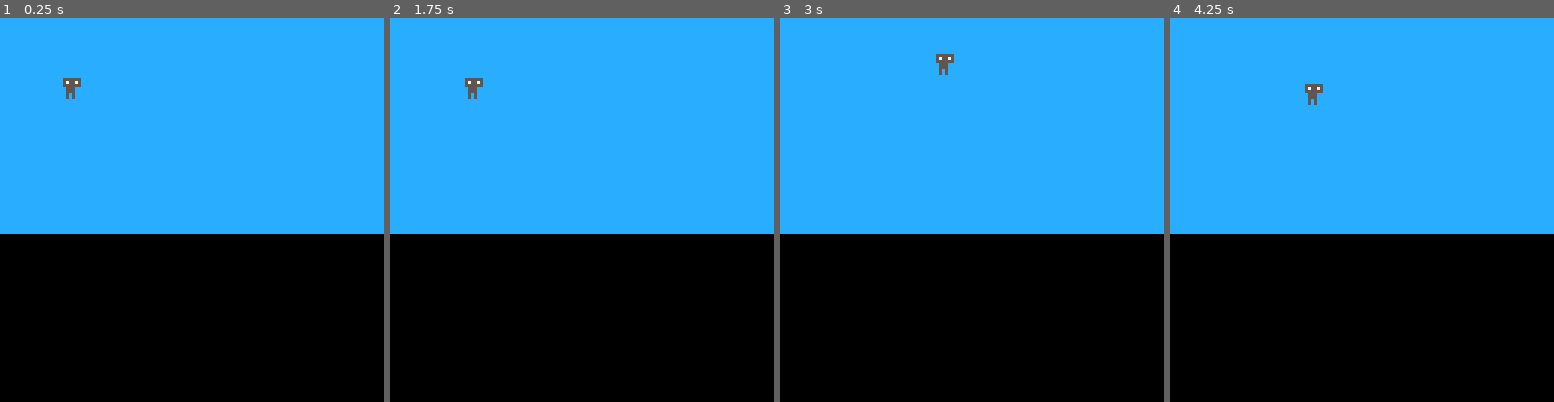
Above: before the commit, frames 1-4 (left to right).
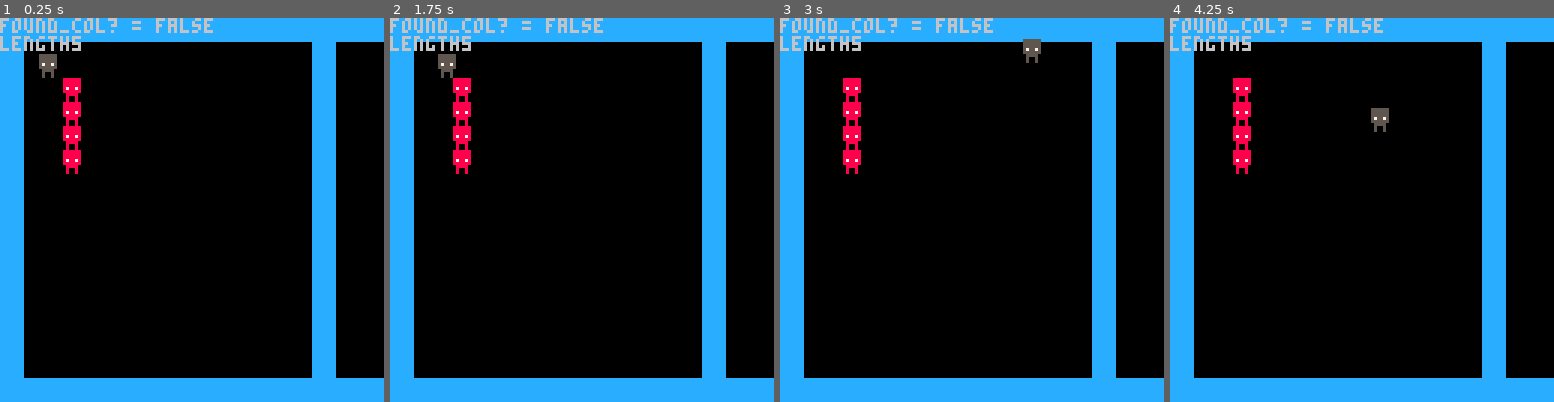
Above: after the commit, the same moments.

Repository: head-lamp/pico-8_stuff
Game: PICO-8 cartridge foirst.p8
The game is run twice, just before and just after one commit, with the same random seed, the same clock (stepped at 60 frames per second) and the same inputs.
Inputs:
- Up to frame 1 (0.25 s): no input
- Up to frame 2 (1.75 s): hold Right from 1.6 s (still down)
- Up to frame 3 (3 s): release Right at 2.1 s; hold Up 2.15-2.42 s; hold Right from 2.47 s (still down)
- Up to frame 4 (4.25 s): release Right at 3.03 s; hold Left 3.08-3.58 s; hold Down 3.63-3.97 s; hold Right from 4.02 s (still down)

The runs differ from the first frame. In frame 1, 56% of the frame differs, in the area x 0-100%, y 0-100%; in frame 2, 56%; in frame 3, 56%; in frame 4, 56%.

Commit message:
move in a bunch of code from collide demo to understand collisions

Diff:
--- a/foirst.p8
+++ b/foirst.p8
@@ -4,59 +4,194 @@
 
 function _init()
     print("init")
-    make_player()
+    -- player
+    pl = make_actor(1,2,2)
+    pl.frames=0
+
+    a = make_actor(2,3,3)
+    a = make_actor(2,3,4)
+    a = make_actor(2,3,5)
+    a = make_actor(2,3,6)
+    a.frames = 0
+    -- make_player()
 end
 
 function _update()
-    move_player()
+    ctrl_player(pl)
+    foreach(actors, move_actor)
 end
+
+function draw_actor(a)
+    local sx = (a.x * 8) - 4
+    local sy = (a.y * 8) - 4
+    spr(a.sn --[[ + a.frame ]], sx, sy)
+end
+
+found_col = false
 
 function _draw()
     cls()
-    map(0, 0, 0, 0, 128, 32)
-    draw_player()
-    -- this is how you draw a map
+    map()
+    print("found_col? = "..tostring(found_col))
+    print("length"..tostring(#actors))
+    foreach(actors, draw_actor)
+    -- map(0, 0, 0, 0, 128, 32)
+    -- print(mget(player.x/8,player.y/8))
+    -- print(pl.x .. " " .. pl.y, pl.x - 6, pl.y - 6)
+    -- -- this is how you draw a map
 end
 
--- PLAYER
-function make_player()
-    player = {}
-    player.x = 20
-    player.y = 20
-    player.sprite = 1
-    player.speed = 1
+actors = {}
+
+-- sn: sprite_number
+-- x,y: middle of sprite
+function make_actor(sn, x, y)
+    a={
+        sn = sn,
+        x = x,
+        y = y,
+        dx = 0,
+        dy = 0,
+        frame = 0,
+        friction = 0.15,
+        bounce = 0.8,
+        frames = 2,
+        w = 0.4,
+        h = 0.4
+    }
+    add(actors, a)
+    return a
 end
 
-function move_player()
-    if (btn(0)) then player.x -= player.speed end --left
-    if (btn(1)) then player.x += player.speed end --right
-    if (btn(2)) then player.y -= player.speed end --up
-    if (btn(3)) then player.y += player.speed end --down
+function ctrl_player(pl)
+    accel = 0.05
+    if (btn(0)) then pl.dx -= accel end --left
+    if (btn(1)) then pl.dx += accel end --right
+    if (btn(2)) then pl.dy -= accel end --up
+    if (btn(3)) then pl.dy += accel end --down
 end
 
-function draw_player()
-    spr(player.sprite, player.x, player.y)
+function move_actor(a)
+    if not solid_a(a, a.dx, 0) then
+        a.x += a.dx
+    else
+        a.dx *= -a.bounce
+    end
+
+    if not solid_a(a, 0, a.dy) then
+        a.y += a.dy
+    else
+        a.dy *= -a.bounce
+    end
+
+    a.dx *= (1 - a.friction)
+    a.dy *= (1 - a.friction)
+
+    --[[
+    a.frame += abs(a.dx) * 4
+    a.frame += abs(a.dx) * 4
+    ]]--
+
+    -- a.t += 1
 end
 
+-- colliding with wall or actor
+function solid_a(a, dx, dy)
+    if solid_area(a.x+dx, a.y+dy, a.w, a.h) then
+        found_col = true
+        return true
+    end
+    local actor_collision = solid_actor(a, dx, dy)
+    found_col = actor_collision
+    return actor_collision
+end
+
+-- check if rect overlaps with walls
+function solid_area(x,y,w,h)
+    return solid(x-w,y-h) or
+           solid(x+w,y-h) or
+           solid(x-w,y+h) or
+           solid(x+w,y+h)
+end
+
+function solid(x, y)
+    val = mget(x,y)
+    return fget(val, 1)
+end
+
+function solid_actor(a, dx, dy)
+    for a2 in all(actors) do
+        if a2 != a then
+            local x=(a.x+dx) - a2.x
+            local y=(a.y+dy) - a2.y
+
+            if ((abs(x) < (a.w+a2.w)) and (abs(y) < (a.h+a2.h))) then
+                -- o.g. comment
+                -- moving together? this allows actors to overlap
+                -- initially without sticking together
+
+                -- along x axis
+                if (dx != 0 and abs(x) < abs(a.x-a2.x)) then
+                    v = abs(a.dx) > abs(a2.dx) and a.dx or a2.dx
+                    a.dx, a2.dx = v,v
+
+                    local ca = collide_event(a, a2) or collide_event(a2,a)
+                    return not ca
+                end
+
+                -- along y ayis
+                if (dy != 0 and abs(y) < abs(a.y-a2.y)) then
+                    v = abs(a.dy) > abs(a2.dy) and a.dy or a2.dy
+                    a.dy, a2.dy = v,v
+
+                    local ca = collide_event(a, a2) or collide_event(a2,a)
+                    return not ca
+                end
+            end
+        end
+    end
+
+    return false
+end
+
+function collide_event(a1, a2)
+    -- if collecting an item or something return true
+    -- but this doesn't exist yet
+    return false
+end
+
+
 __gfx__
-0000000005555550055555500555555005555550cccccccc00000000000000000000000000000000000000000000000000000000000000000000000000000000
-0000000005755750057557500575575005555550cccccccc00000000000000000000000000000000000000000000000000000000000000000000000000000000
-0070070005555550055555500555555005555550cccccccc00000000000000000000000000000000000000000000000000000000000000000000000000000000
-0007700000555000005550000055500000555000cccccccc00000000000000000000000000000000000000000000000000000000000000000000000000000000
-0007700000555000005550000055500000555000cccccccc00000000000000000000000000000000000000000000000000000000000000000000000000000000
-0070070000505000005005000500050005000500cccccccc00000000000000000000000000000000000000000000000000000000000000000000000000000000
-0000000000505000050050000050500000505000cccccccc00000000000000000000000000000000000000000000000000000000000000000000000000000000
-0000000000000000000000000000000000000000cccccccc00000000000000000000000000000000000000000000000000000000000000000000000000000000
+0000000005555550088888800555555005555550cccccccc00000000000000000000000000000000000000000000000000000000000000000000000000000000
+0000000005555550088888800575575005555550cccccccc00000000000000000000000000000000000000000000000000000000000000000000000000000000
+0070070005555550088888800555555005555550cccccccc00000000000000000000000000000000000000000000000000000000000000000000000000000000
+0007700005755750087887800055500000555000cccccccc00000000000000000000000000000000000000000000000000000000000000000000000000000000
+0007700005555550088888800055500000555000cccccccc00000000000000000000000000000000000000000000000000000000000000000000000000000000
+0070070000555500008888000500050005000500cccccccc00000000000000000000000000000000000000000000000000000000000000000000000000000000
+0000000000500500008008000050500000505000cccccccc00000000000000000000000000000000000000000000000000000000000000000000000000000000
+0000000000500500008008000000000000000000cccccccc00000000000000000000000000000000000000000000000000000000000000000000000000000000
+__gff__
+0002020000020000000000000000000000000000000000000000000000000000000000000000000000000000000000000000000000000000000000000000000000000000000000000000000000000000000000000000000000000000000000000000000000000000000000000000000000000000000000000000000000000000
+0000000000000000000000000000000000000000000000000000000000000000000000000000000000000000000000000000000000000000000000000000000000000000000000000000000000000000000000000000000000000000000000000000000000000000000000000000000000000000000000000000000000000000
 __map__
-0505050505050505050505050505050500000000000000000000000000000000000000000000000000000000000000000000000000000000000000000000000000000000000000000000000000000000000000000000000000000000000000000000000000000000000000000000000000000000000000000000000000000000
-0505050505050505050505050505050500000000000000000000000000000000000000000000000000000000000000000000000000000000000000000000000000000000000000000000000000000000000000000000000000000000000000000000000000000000000000000000000000000000000000000000000000000000
-0505050505050505050505050505050500000000000000000000000000000000000000000000000000000000000000000000000000000000000000000000000000000000000000000000000000000000000000000000000000000000000000000000000000000000000000000000000000000000000000000000000000000000
-0505050505050505050505050505050500000000000000000000000000000000000000000000000000000000000000000000000000000000000000000000000000000000000000000000000000000000000000000000000000000000000000000000000000000000000000000000000000000000000000000000000000000000
-0505050505050505050505050505050500000000000000000000000000000000000000000000000000000000000000000000000000000000000000000000000000000000000000000000000000000000000000000000000000000000000000000000000000000000000000000000000000000000000000000000000000000000
-0505050505050505050505050505050500000000000000000000000000000000000000000000000000000000000000000000000000000000000000000000000000000000000000000000000000000000000000000000000000000000000000000000000000000000000000000000000000000000000000000000000000000000
-0505050505050505050505050505050500000000000000000000000000000000000000000000000000000000000000000000000000000000000000000000000000000000000000000000000000000000000000000000000000000000000000000000000000000000000000000000000000000000000000000000000000000000
-0505050505050505050505050505050500000000000000000000000000000000000000000000000000000000000000000000000000000000000000000000000000000000000000000000000000000000000000000000000000000000000000000000000000000000000000000000000000000000000000000000000000000000
-0505050505050505050505050505050500000000000000000000000000000000000000000000000000000000000000000000000000000000000000000000000000000000000000000000000000000000000000000000000000000000000000000000000000000000000000000000000000000000000000000000000000000000
+0505050505050505050505050505050505050505050505050505050000000000000000000000000000000000000000000000000000000000000000000000000000000000000000000000000000000000000000000000000000000000000000000000000000000000000000000000000000000000000000000000000000000000
+0500000000000000000000000005000000000000000000000000050000000000000000000000000000000000000000000000000000000000000000000000000000000000000000000000000000000000000000000000000000000000000000000000000000000000000000000000000000000000000000000000000000000000
+0500000000000000000000000005000000000000000000000000050000000000000000000000000000000000000000000000000000000000000000000000000000000000000000000000000000000000000000000000000000000000000000000000000000000000000000000000000000000000000000000000000000000000
+0500000000000000000000000005000000000000000000000000050000000000000000000000000000000000000000000000000000000000000000000000000000000000000000000000000000000000000000000000000000000000000000000000000000000000000000000000000000000000000000000000000000000000
+0500000000000000000000000005000000000000000000000000050000000000000000000000000000000000000000000000000000000000000000000000000000000000000000000000000000000000000000000000000000000000000000000000000000000000000000000000000000000000000000000000000000000000
+0500000000000000000000000005000000000000000000000000050000000000000000000000000000000000000000000000000000000000000000000000000000000000000000000000000000000000000000000000000000000000000000000000000000000000000000000000000000000000000000000000000000000000
+0500000000000000000000000005000000000000000000000000050000000000000000000000000000000000000000000000000000000000000000000000000000000000000000000000000000000000000000000000000000000000000000000000000000000000000000000000000000000000000000000000000000000000
+0500000000000000000000000005000000000000000000000000050000000000000000000000000000000000000000000000000000000000000000000000000000000000000000000000000000000000000000000000000000000000000000000000000000000000000000000000000000000000000000000000000000000000
+0500000000000000000000000005000000000000000000000000050000000000000000000000000000000000000000000000000000000000000000000000000000000000000000000000000000000000000000000000000000000000000000000000000000000000000000000000000000000000000000000000000000000000
+0500000000000000000000000005000000000000000000000000050000000000000000000000000000000000000000000000000000000000000000000000000000000000000000000000000000000000000000000000000000000000000000000000000000000000000000000000000000000000000000000000000000000000
+0500000000000000000000000005000000000000000000000000050000000000000000000000000000000000000000000000000000000000000000000000000000000000000000000000000000000000000000000000000000000000000000000000000000000000000000000000000000000000000000000000000000000000
+0500000000000000000000000005000000000000000000000000050000000000000000000000000000000000000000000000000000000000000000000000000000000000000000000000000000000000000000000000000000000000000000000000000000000000000000000000000000000000000000000000000000000000
+0500000000000000000000000005000000000000000000000000050000000000000000000000000000000000000000000000000000000000000000000000000000000000000000000000000000000000000000000000000000000000000000000000000000000000000000000000000000000000000000000000000000000000
+0500000000000000000000000005000000000000000000000000050000000000000000000000000000000000000000000000000000000000000000000000000000000000000000000000000000000000000000000000000000000000000000000000000000000000000000000000000000000000000000000000000000000000
+0500000000000000000000000005000000000000000000000000050000000000000000000000000000000000000000000000000000000000000000000000000000000000000000000000000000000000000000000000000000000000000000000000000000000000000000000000000000000000000000000000000000000000
+0505050505050505050505050505050505050505050505050505050000000000000000000000000000000000000000000000000000000000000000000000000000000000000000000000000000000000000000000000000000000000000000000000000000000000000000000000000000000000000000000000000000000000
+0000000000000000000000000000000000000000000000000000060000000000000000000000000000000000000000000000000000000000000000000000000000000000000000000000000000000000000000000000000000000000000000000000000000000000000000000000000000000000000000000000000000000000
+0000000000000000000000000000000000000000000000000000060000000000000000000000000000000000000000000000000000000000000000000000000000000000000000000000000000000000000000000000000000000000000000000000000000000000000000000000000000000000000000000000000000000000
 
 
 
